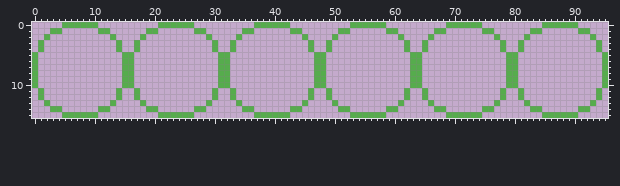
A sprite sheet gets an edit: sprites/Blast-sheet.png. Above, as it was before the edit.
The file is 96x16 pixels.
The result:
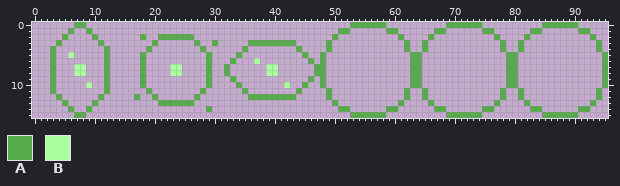
Palette (. is transparent): A #56ac4d  B #a9ff9f
Diff:
Changed rows in their new state; - is an unchanged pixel.
first column x 0:
 0 -----..--..----------......----------......-----
 1 ---..-A--A-..------..------..------..------..---
 2 --.--A----A--.-------AAAAAA--.----.----------.--
 3 -.--A------A--.--.--A------A-----.--AAAAAAAA--.-
 4 -.-A--------A-.--.-A--------A-.--.-A--------A-.-
 5 .--A--B-----A--..-A----------A-..-A----------A-.
 6 .--A--------A--..-A----------A-..A---B--------A.
 7 .--A---BB---A--..-A----BB----A-.-------BB-------
 8 .--A---BB---A--..-A----BB----A-.-------BB-------
 9 .--A--------A--..-A----------A-..A------------A.
10 .--A-----B--A--..-A----------A-..-A-------B--A-.
11 -.-A--------A-.--.-A--------A-.--.-A--------A-.-
12 -.--A------A--.-----A------A--.--.--AAAAAAAA--.-
13 --.--A----A--.----.--AAAAAA--.----.----------.--
14 ---..-A--A-..------..------..A-----..------..---
15 -----..--..----------......----------......-----
Where, in picture pixels (left, top, right, bottom), the same in both pictures:
changed: (32, 22, 320, 118)
